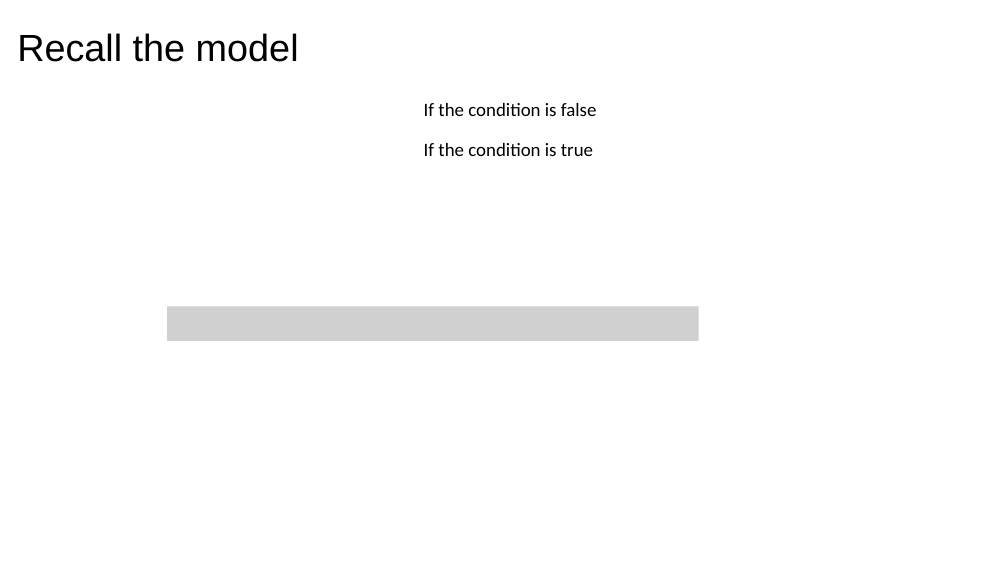
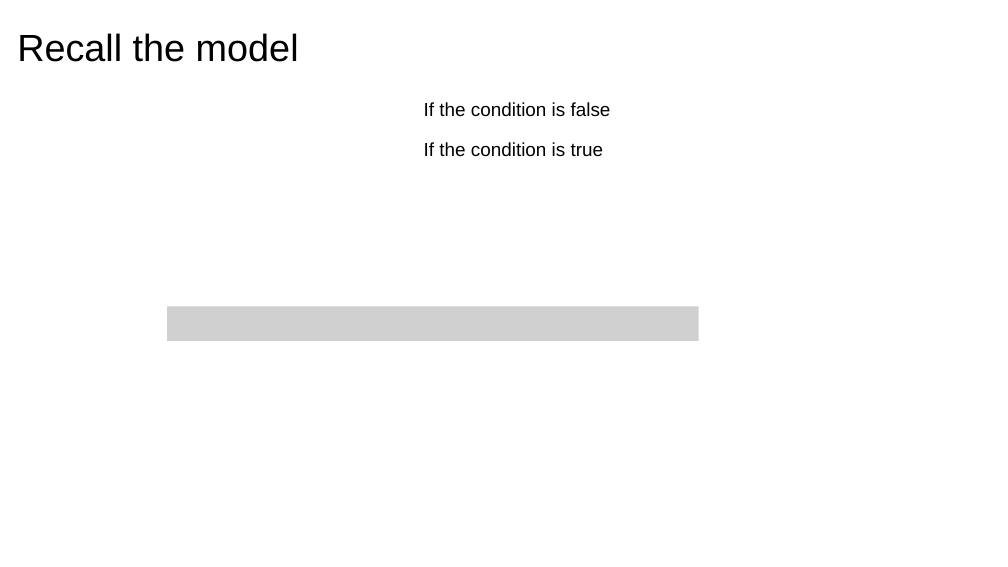
Before and after one commit to issues-osu/statsii-spring2026, a slide deck: slide 44 of slides/logistic/logistic_regression-lecture.pptx (slide 48 before the commit). Drawn at 1008x567 pixels with LibreOffice and Linux fonts; fonts in the diff are those of the drawing; grey boxes stand for pictures. Boxes give left, top, right and bottom in pixels: in the first picture for what was removed or moved away, otherwise in the second. Text is boxed around its words. In the diff, an @@ line names an element or a change of style, - is before the commit and + after.

```diff
--- a/slides/logistic/logistic_regression-lecture.pptx
+++ b/slides/logistic/logistic_regression-lecture.pptx
@@ text "If the condition is false" at [424,102,611,117]: font Calibri to Arial @@
@@ text "If the condition is true" at [424,142,604,157]: font Calibri to Arial @@
```
Also in this commit, not shown: 16 other slides changed, 7 slides added, 4 slides removed, 4 other files.
